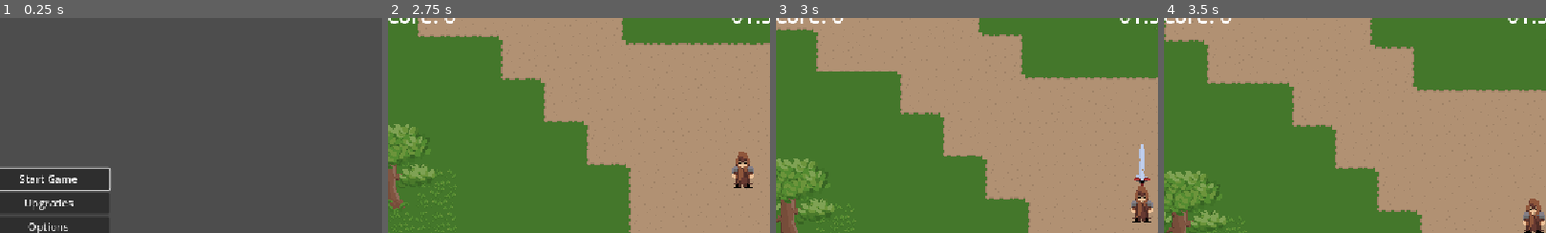
Above: before the commit, frames 1-4 (left to right).
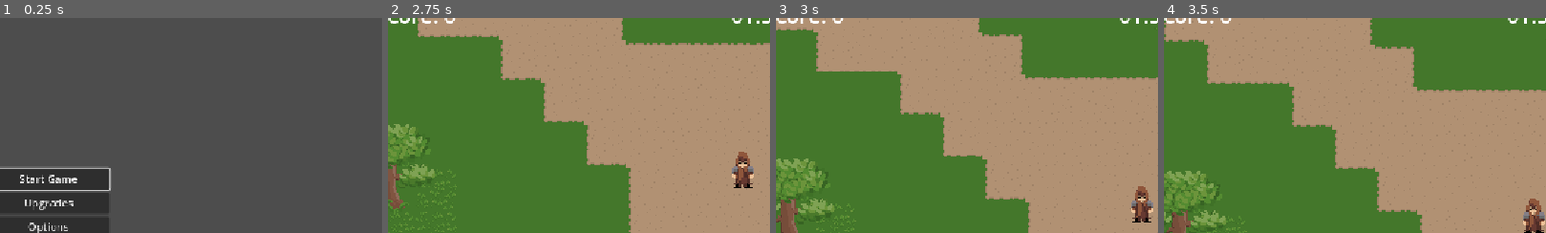
Above: after the commit, the same moments.

Repository: SethDotOrg/smallgame
Game: Godot game, scene res://Scenes/UI/main_menu.tscn
The game is run twice, just before and just after one commit, with the same random seed, the same clock (stepped at 60 frames per second) and the same inputs.
Inputs:
- Up to frame 1 (0.25 s): no input
- Up to frame 2 (2.75 s): click "Start Game" at 0.5 s; click "Forest" at 1.25 s; click "Sword" at 2 s
- Up to frame 3 (3 s): tap Enter at 2.75 s; hold Up (attack_up) from 2.78 s (still down); hold Space (secondary_attack) from 2.78 s (still down)
- Up to frame 4 (3.5 s): keep holding Up (attack_up); keep holding Space (secondary_attack)
The pictures show only the part of the screen within x 2-52%, y 4-54%; the shares and areas given below are measured in that part.

Frames 1-2 are identical in both runs. In frame 3, 0.3% of the frame differs, in the area x 93-98%, y 58-79%; in frame 4, nothing differs.

Commit message:
add faster swing, big hitbox, small hurtbox and started experiment with player speed

Diff:
--- a/Scenes/Enemies/enemy.tscn
+++ b/Scenes/Enemies/enemy.tscn
@@ -29,15 +29,18 @@
 }]
 
 [sub_resource type="CircleShape2D" id="CircleShape2D_afpow"]
-radius = 12.0
+radius = 20.0
+
+[sub_resource type="CircleShape2D" id="CircleShape2D_miwey"]
+radius = 8.0
 
 [node name="Enemy" type="Node2D"]
 script = ExtResource("1_afpow")
 metadata/_edit_group_ = true
 
-[node name="CharacterBody2D" type="CharacterBody2D" parent="." groups=["Enemy"]]
+[node name="CharacterBody2D" type="CharacterBody2D" parent="." groups=["EnemyHitbox"]]
 collision_layer = 2
-collision_mask = 3
+collision_mask = 2
 script = ExtResource("1_1f0kj")
 death_smoke_particle_scene = ExtResource("3_287tu")
 blood_splatter_scene = ExtResource("4_0830c")
@@ -48,8 +51,16 @@
 animation = &"run"
 frame_progress = 0.0508439
 
-[node name="CollisionShape2D" type="CollisionShape2D" parent="CharacterBody2D"]
-scale = Vector2(1.2, 1.2)
+[node name="Hitbox" type="CollisionShape2D" parent="CharacterBody2D"]
+scale = Vector2(1.015, 1.015)
 shape = SubResource("CircleShape2D_afpow")
 
 [node name="VisibleOnScreenNotifier2D" type="VisibleOnScreenNotifier2D" parent="CharacterBody2D"]
+
+[node name="HurtboxArea2D" type="Area2D" parent="CharacterBody2D" groups=["EnemyHurtbox"]]
+collision_layer = 2
+collision_mask = 2
+
+[node name="Hurtbox" type="CollisionShape2D" parent="CharacterBody2D/HurtboxArea2D"]
+scale = Vector2(1.235, 1.235)
+shape = SubResource("CircleShape2D_miwey")
--- a/Scenes/Player/player.tscn
+++ b/Scenes/Player/player.tscn
@@ -111,6 +111,7 @@
 [node name="PlayerCharacterBody2D" type="CharacterBody2D" node_paths=PackedStringArray("_AP_Hit_Flash") groups=["Player"]]
 script = ExtResource("1_cvnsp")
 _AP_Hit_Flash = NodePath("AnimatedSprite2D/APHitFlash")
+speed = 175
 
 [node name="PlayerStateMachine" type="Node" parent="." node_paths=PackedStringArray("_starting_state")]
 script = ExtResource("2_3smsa")
@@ -178,8 +179,8 @@
 [node name="AllowHitTimer" type="Timer" parent="."]
 one_shot = true
 
-[connection signal="body_entered" from="EnemyCheckArea2D" to="." method="_on_enemy_check_area_2d_body_entered"]
-[connection signal="body_exited" from="EnemyCheckArea2D" to="." method="_on_enemy_check_area_2d_body_exited"]
+[connection signal="area_entered" from="EnemyCheckArea2D" to="." method="_on_enemy_check_area_2d_area_entered"]
+[connection signal="area_exited" from="EnemyCheckArea2D" to="." method="_on_enemy_check_area_2d_area_exited"]
 [connection signal="body_entered" from="AreaForEnemyFollow" to="." method="_on_area_for_enemy_follow_body_entered"]
 [connection signal="body_exited" from="AreaForEnemyFollow" to="." method="_on_area_for_enemy_follow_body_exited"]
 [connection signal="timeout" from="AreaForEnemyFollow/AreaDisabledTimer" to="." method="_on_area_disabled_timer_timeout"]
--- a/Scenes/Weapons/Sword.tscn
+++ b/Scenes/Weapons/Sword.tscn
@@ -18,7 +18,7 @@
 tracks/0/interp = 1
 tracks/0/loop_wrap = true
 tracks/0/keys = {
-"times": PackedFloat32Array(0, 0.366667),
+"times": PackedFloat32Array(0, 0.466667),
 "transitions": PackedFloat32Array(1, 1),
 "update": 1,
 "values": [false, true]
@@ -30,7 +30,7 @@
 tracks/1/interp = 1
 tracks/1/loop_wrap = true
 tracks/1/keys = {
-"times": PackedFloat32Array(0, 0.0666667, 0.133333, 0.233333, 0.466667),
+"times": PackedFloat32Array(0, 0.0666667, 0.233333, 0.3, 0.466667),
 "transitions": PackedFloat32Array(1, 1, 1, 1, 1),
 "update": 0,
 "values": [Vector2(0, -8), Vector2(0, -9), Vector2(0, -9), Vector2(0, -9), Vector2(0, -8)]
@@ -42,10 +42,10 @@
 tracks/2/interp = 1
 tracks/2/loop_wrap = true
 tracks/2/keys = {
-"times": PackedFloat32Array(0, 0.0666667, 0.133333, 0.233333, 0.466667),
+"times": PackedFloat32Array(0, 0.0666667, 0.233333, 0.3, 0.466667),
 "transitions": PackedFloat32Array(1, 1, 1, 1, 1),
 "update": 0,
-"values": [0.0, 0.673697, -0.195477, -1.25838, 0.0]
+"values": [0.0, 0.890118, -0.195477, -1.07512, 0.0]
 }
 tracks/3/type = "value"
 tracks/3/imported = false
@@ -54,7 +54,7 @@
 tracks/3/interp = 1
 tracks/3/loop_wrap = true
 tracks/3/keys = {
-"times": PackedFloat32Array(0, 0.0666667, 0.133333, 0.233333, 0.466667),
+"times": PackedFloat32Array(0, 0.0666667, 0.233333, 0.3, 0.466667),
 "transitions": PackedFloat32Array(1, 1, 1, 1, 1),
 "update": 0,
 "values": [Vector2(1, 1), Vector2(1, 1.105), Vector2(1, 1.105), Vector2(1, 1.105), Vector2(1, 1)]
@@ -208,7 +208,7 @@
 "times": PackedFloat32Array(0),
 "transitions": PackedFloat32Array(1),
 "update": 1,
-"values": [false]
+"values": [true]
 }
 tracks/1/type = "value"
 tracks/1/imported = false
@@ -334,6 +334,8 @@
 script = ExtResource("1_a54vs")
 weapon_hit_spark_scene = ExtResource("2_akyv1")
 tip_of_weapon = NodePath("PivotPoint/Sword/TipOfWeapon")
+weapon_spd_s_atk_1 = 1.5
+weapon_spd_s_atk_2 = 2.0
 
 [node name="AnimationPlayerWeapon" type="AnimationPlayer" parent="."]
 libraries = {
@@ -354,6 +356,7 @@
 [node name="CollisionShape2D" type="CollisionShape2D" parent="PivotPoint/Sword/Area2D"]
 position = Vector2(0, -16)
 shape = SubResource("CapsuleShape2D_l482a")
+disabled = true
 
 [node name="TipOfWeapon" type="Marker2D" parent="PivotPoint/Sword"]
 position = Vector2(0, -32)
--- a/Scripts/Weapons/BaseWeapon.gd
+++ b/Scripts/Weapons/BaseWeapon.gd
@@ -1,36 +1,45 @@
 class_name BaseWeapon
 extends Node2D
 
+@export_category("Setters")
 @export var slash_particle: Sprite2D
 @export var weapon_hit_spark_scene : PackedScene
 @export var tip_of_weapon: Marker2D
+
+@export_category("Weapon Properties")
+@export var weapon_spd_s_atk_1: float = 1
+@export var weapon_spd_s_atk_2: float = 1
 
 @onready var animation_player_weapon = $AnimationPlayerWeapon
 @onready var pivot_point = $PivotPoint
 @onready var hit_spark_sound = $WeaponHitSparkSound
 
+
 func _physics_process(delta):
-
 	#check to see the input and if the player is attacking for attack animation 1
 	if !Input.is_action_pressed("secondary_attack") and Input.is_action_just_pressed("attack_right") and GlobalVariables.player_attacking == false:
+		animation_player_weapon.speed_scale = weapon_spd_s_atk_1
 		GlobalVariables.player_attacking = true
 		pivot_point.rotation = deg_to_rad(90)
 		animation_player_weapon.play("Attack1")
 		await animation_player_weapon.animation_finished
 		GlobalVariables.player_attacking = false
 	if !Input.is_action_pressed("secondary_attack") and Input.is_action_just_pressed("attack_left") and GlobalVariables.player_attacking == false:
+		animation_player_weapon.speed_scale = weapon_spd_s_atk_1
 		GlobalVariables.player_attacking = true
 		pivot_point.rotation = deg_to_rad(270)
 		animation_player_weapon.play("Attack1")
 		await animation_player_weapon.animation_finished
 		GlobalVariables.player_attacking = false
 	if !Input.is_action_pressed("secondary_attack") and Input.is_action_just_pressed("attack_down") and GlobalVariables.player_attacking == false:
+		animation_player_weapon.speed_scale = weapon_spd_s_atk_1
 		GlobalVariables.player_attacking = true
 		pivot_point.rotation = deg_to_rad(180)
 		animation_player_weapon.play("Attack1")
 		await animation_player_weapon.animation_finished
 		GlobalVariables.player_attacking = false
 	if !Input.is_action_pressed("secondary_attack") and Input.is_action_just_pressed("attack_up") and GlobalVariables.player_attacking == false:
+		animation_player_weapon.speed_scale = weapon_spd_s_atk_1
 		GlobalVariables.player_attacking = true
 		pivot_point.rotation = deg_to_rad(0)
 		animation_player_weapon.play("Attack1")
@@ -39,24 +48,28 @@
 
 	#check to see the input and if the player is attacking for attack animation 2
 	if Input.is_action_pressed("secondary_attack") and Input.is_action_just_pressed("attack_right") and GlobalVariables.player_attacking == false:
+		animation_player_weapon.speed_scale = weapon_spd_s_atk_2
 		GlobalVariables.player_attacking = true
 		pivot_point.rotation = deg_to_rad(90)
 		animation_player_weapon.play("Attack2")
 		await animation_player_weapon.animation_finished
 		GlobalVariables.player_attacking = false
 	if Input.is_action_pressed("secondary_attack") and Input.is_action_just_pressed("attack_left") and GlobalVariables.player_attacking == false:
+		animation_player_weapon.speed_scale = weapon_spd_s_atk_2
 		GlobalVariables.player_attacking = true
 		pivot_point.rotation = deg_to_rad(270)
 		animation_player_weapon.play("Attack2")
 		await animation_player_weapon.animation_finished
 		GlobalVariables.player_attacking = false
 	if Input.is_action_pressed("secondary_attack") and Input.is_action_just_pressed("attack_down") and GlobalVariables.player_attacking == false:
+		animation_player_weapon.speed_scale = weapon_spd_s_atk_2
 		GlobalVariables.player_attacking = true
 		pivot_point.rotation = deg_to_rad(180)
 		animation_player_weapon.play("Attack2")
 		await animation_player_weapon.animation_finished
 		GlobalVariables.player_attacking = false
 	if Input.is_action_pressed("secondary_attack") and Input.is_action_just_pressed("attack_up") and GlobalVariables.player_attacking == false:
+		animation_player_weapon.speed_scale = weapon_spd_s_atk_2
 		GlobalVariables.player_attacking = true
 		pivot_point.rotation = deg_to_rad(0)
 		animation_player_weapon.play("Attack2")
@@ -65,7 +78,7 @@
 
 #handle sword attack
 func _on_area_2d_body_entered(body):
-	if body.is_in_group("Enemy"):
+	if body.is_in_group("EnemyHitbox"):
 		body.kill_enemy(self.global_position)
 		handle_hit_particle(body.global_position)
 		body.get_gather_point().decrease_assigned_enemies_num()
--- a/Scripts/player.gd
+++ b/Scripts/player.gd
@@ -43,11 +43,11 @@
 
 
 func _on_area_for_enemy_follow_body_entered(body):#when enemy enters the enemy follow area 2d set the enemy follow point to the player
-	if body.is_in_group("Enemy"):
+	if body.is_in_group("EnemyHitbox"):
 		body.set_target_position(self.global_position)
 		#print("body entered")
 func _on_area_for_enemy_follow_body_exited(body):#after a second when the enemy leaves the follow area 2d set the follow point position to enemies assigned gather point
-	if body.is_in_group("Enemy"):
+	if body.is_in_group("EnemyHitbox"):
 		await get_tree().create_timer(1.0).timeout #seconds
 		if body != null:
 			body.set_target_position_to_gather_point()
@@ -55,24 +55,6 @@
 func _on_area_disabled_timer_timeout():#turn on and off the area2d to check for enemies so that they will follow the player as the player moves
 	_enemy_follow_collision_shape.disabled = !_enemy_follow_collision_shape.disabled
 	_area_for_enemy_follow_timer.start()
-
-
-func _on_enemy_check_area_2d_body_entered(body):
-	if body.is_in_group("Enemy"):
-		#push the player back in the direction the enemy was moving
-		handle_hurt_box()
-		var knockback_direction = body.global_position.direction_to(self.global_position) #get the direction from the enemy touched by to the player
-		self.global_position += knockback_direction * 40 #move the player back in that direction by a strength
-		if _allow_hit_timer.time_left <=0:
-			print("hit timer")
-			#set health
-			health = health - 1
-			_health_ui._set_health(health)
-		_allow_hit_timer.start()
-	# Must be deferred as we can't change physics properties on a physics callback.
-	_enemy_check_collision_shape.set_deferred("disabled", true) #basically turn off the collision shape so we dont get more then one input at the end of the frame
-func _on_enemy_check_area_2d_body_exited(body):
-	_enemy_check_collision_shape.set_deferred("disabled", false)
 
 func handle_hurt_box():
 	#play animation for hit flash
@@ -84,3 +66,23 @@
 
 func get_weapon_manager():
 	return get_node("WeaponManager")
+
+
+func _on_enemy_check_area_2d_area_entered(area):
+	print(area.get_groups())
+	if area.is_in_group("EnemyHurtbox"):
+		#push the player back in the direction the enemy was moving
+		handle_hurt_box()
+		var knockback_direction = area.global_position.direction_to(self.global_position) #get the direction from the enemy touched by to the player
+		self.global_position += knockback_direction * 40 #move the player back in that direction by a strength
+		if _allow_hit_timer.time_left <=0:
+			print("hit timer")
+			#set health
+			health = health - 1
+			_health_ui._set_health(health)
+		_allow_hit_timer.start()
+	# Must be deferred as we can't change physics properties on a physics callback.
+	_enemy_check_collision_shape.set_deferred("disabled", true) #basically turn off the collision shape so we dont get more then one input at the end of the frame
+
+func _on_enemy_check_area_2d_area_exited(area):
+	_enemy_check_collision_shape.set_deferred("disabled", false)
Not shown: 1 places in Scenes/Enemies/enemy.tscn that only renumber resources
